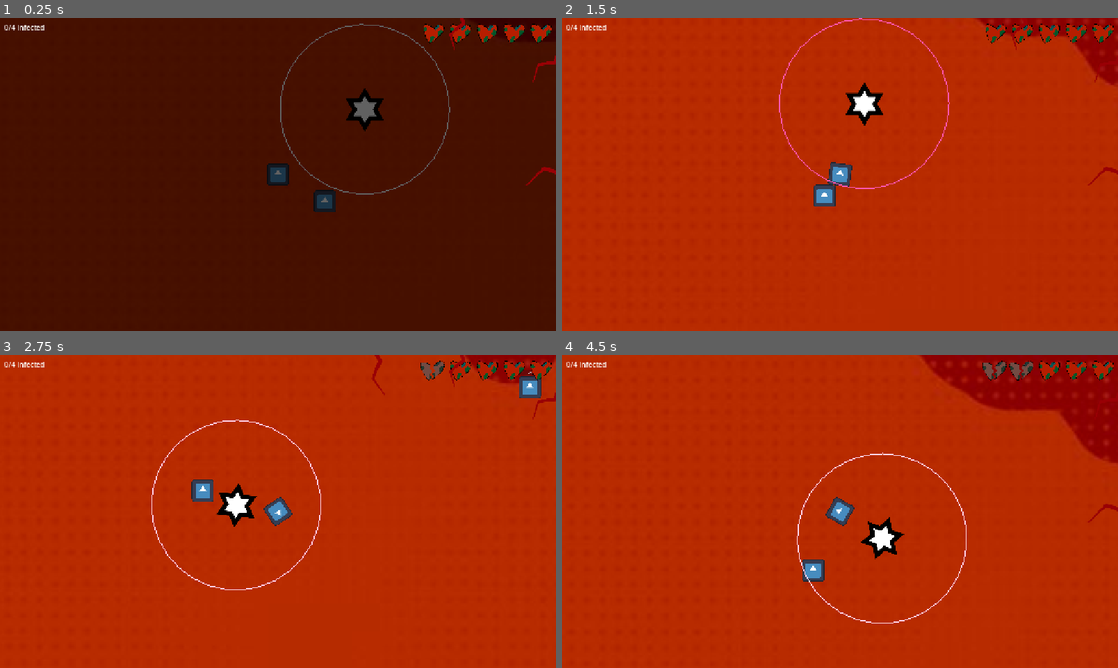
Above: before the commit, frames 1-4 (two rows, left to right).
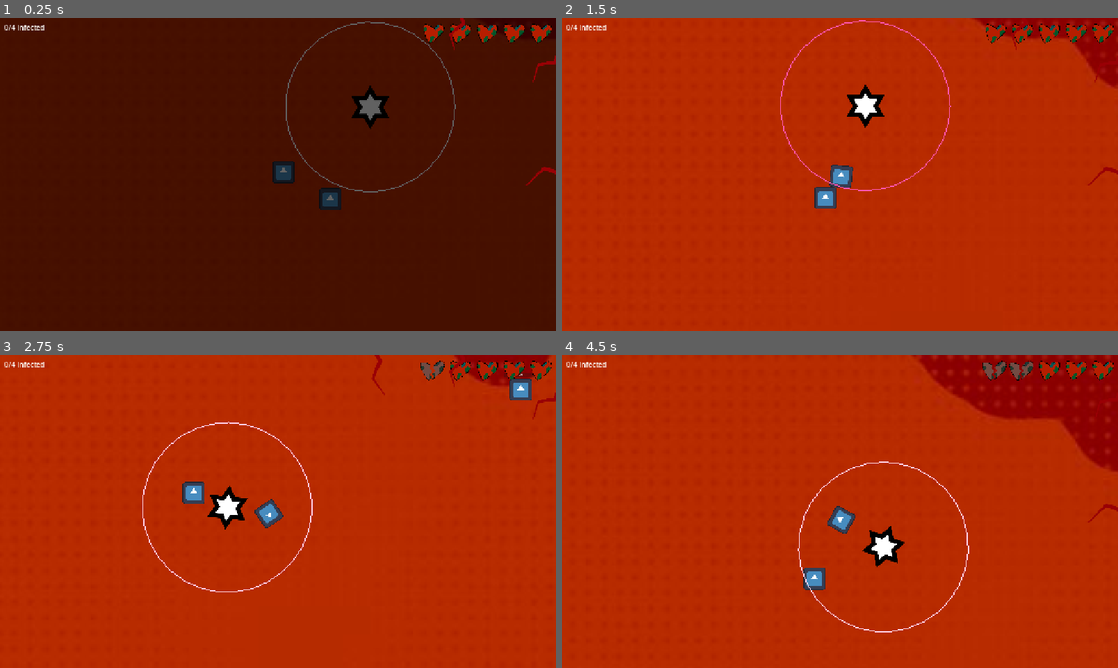
Above: after the commit, the same moments.

Repository: MarkusSecundus/GlobalJam_2026
Game: Godot game, scene res://maps/test_map.tscn
Same seed, same stepped clock (60 frames per second), same inputs: the game is played once before the commit and once after it. The engine's default icon, where the game draws it, is replaced by a stand-in: a white triangle on a blue panel in a dark square.
Inputs:
- Up to frame 1 (0.25 s): no input
- Up to frame 2 (1.5 s): hold D (Right) 0.53-1.28 s; hold S (Down) from 1.28 s (still down)
- Up to frame 3 (2.75 s): release S (Down) at 2.03 s; hold D (Right) from 2.03 s (still down)
- Up to frame 4 (4.5 s): release D (Right) at 2.78 s; hold W (Up) 2.78-3.53 s; hold A (Left) from 3.53 s (still down)

The runs differ from the first frame. In frame 1, 1.6% of the frame differs, in the area x 48-82%, y 1-62%; in frame 2, 1.1%; in frame 3, 2.4%; in frame 4, 2.7%, in the area x 42-100%, y 0-89%.

Commit message:
add screenshake

Diff:
--- a/prefabs/player.tscn
+++ b/prefabs/player.tscn
@@ -2,6 +2,44 @@
 
 [ext_resource type="Script" uid="uid://5qbc2p42wl6n" path="res://scripts/player/player.gd" id="1_4dohe"]
 [ext_resource type="Texture2D" uid="uid://b260c3nadfxfo" path="res://icon.svg" id="2_r66lb"]
+
+[sub_resource type="Animation" id="Animation_4dohe"]
+length = 0.001
+tracks/0/type = "value"
+tracks/0/imported = false
+tracks/0/enabled = true
+tracks/0/path = NodePath(".:offset")
+tracks/0/interp = 1
+tracks/0/loop_wrap = true
+tracks/0/keys = {
+"times": PackedFloat32Array(0),
+"transitions": PackedFloat32Array(1),
+"update": 0,
+"values": [Vector2(0, 0)]
+}
+
+[sub_resource type="Animation" id="Animation_r66lb"]
+resource_name = "player_hit_screenshake"
+length = 0.76666665
+loop_mode = 1
+tracks/0/type = "value"
+tracks/0/imported = false
+tracks/0/enabled = true
+tracks/0/path = NodePath(".:offset")
+tracks/0/interp = 2
+tracks/0/loop_wrap = true
+tracks/0/keys = {
+"times": PackedFloat32Array(0, 0.1, 0.2, 0.33333334, 0.4389628, 0.6),
+"transitions": PackedFloat32Array(1, 1, 1, 1, 1, 1),
+"update": 0,
+"values": [Vector2(0, 0), Vector2(40, 10), Vector2(-20.53, -8), Vector2(-20.53, 50), Vector2(50, -8), Vector2(0, -70)]
+}
+
+[sub_resource type="AnimationLibrary" id="AnimationLibrary_1txc5"]
+_data = {
+&"RESET": SubResource("Animation_4dohe"),
+&"player_hit_screenshake": SubResource("Animation_r66lb")
+}
 
 [sub_resource type="RectangleShape2D" id="RectangleShape2D_pwco0"]
 size = Vector2(126, 127)
@@ -13,6 +51,10 @@
 [node name="Camera2D" type="Camera2D" parent="." unique_id=1484938788]
 zoom = Vector2(0.4, 0.4)
 
+[node name="AnimationPlayer" type="AnimationPlayer" parent="Camera2D" unique_id=1505488040]
+libraries/ = SubResource("AnimationLibrary_1txc5")
+autoplay = &"player_hit_screenshake"
+
 [node name="Sprite2D" type="Sprite2D" parent="." unique_id=1948012792]
 texture = ExtResource("2_r66lb")
 
